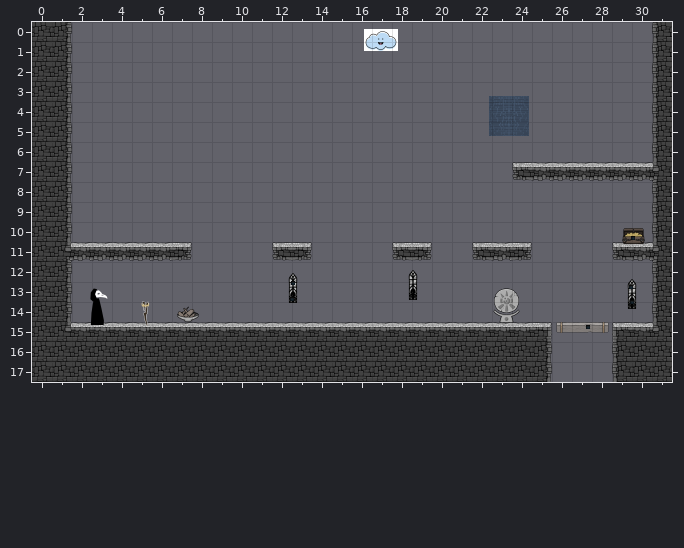
Tiled map (JSON) -- Physics/Physics/assets/rain_intro.tmj. This is how it looked before the edit.
Cells are 300x300 px. Shown: x 0..31, y 0..17.
And afterwards:
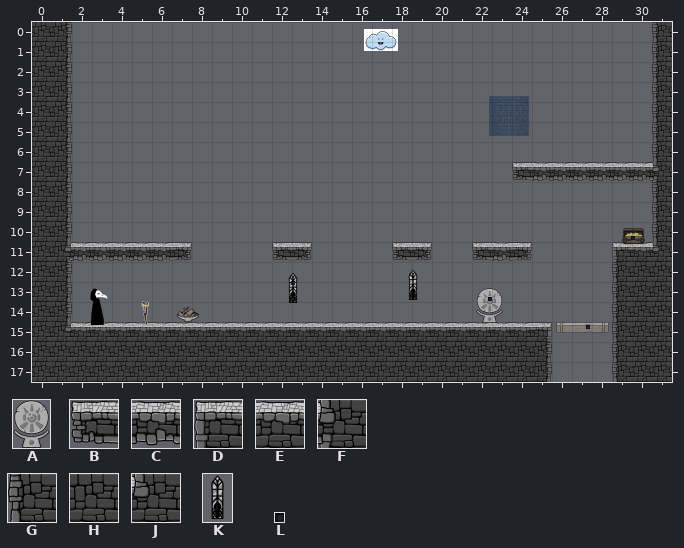
Key: from "GameObjects": A 15 "runeBase"; from "PlatformTiles": B 1, C 2, D 13, E 14, F 23, G 25, H 26, J 45; from "backgroundAssets": K 4 "window", L 10 "light".
_ is an empty cell.
Objects are placed by their top-left corner, in cells (3,4 is the top-left corner of cell 3,4); size is 1x1 cell unless given.
The edit:
Layer "Background":
removed: K "window" at 29.5,12.8 size 1x1.7
Layer "Tile Layer 1":
y 11: x 29..31 BCF -> DEJ
y 12..14: x 29..31 __G -> GHH
y 15: x 29..31 DEJ -> GHH
Layer "Entities":
added: A "rune" at 22.2,13.3 size 1.3x1.7
Layer "Action Entities":
changed: L "light" at 23.5,13.8 size 0.2x0.2 -> L "light" at 22.8,13.8 size 0.2x0.2
removed: L "light" at 29.9,13.2 size 0.2x0.2
removed: L "light" at 29.9,13.9 size 0.2x0.2
removed: L "light" at 23.7,14 size 0.2x0.2
removed: A "rune" at 23.1,13.3 size 1.3x1.7
